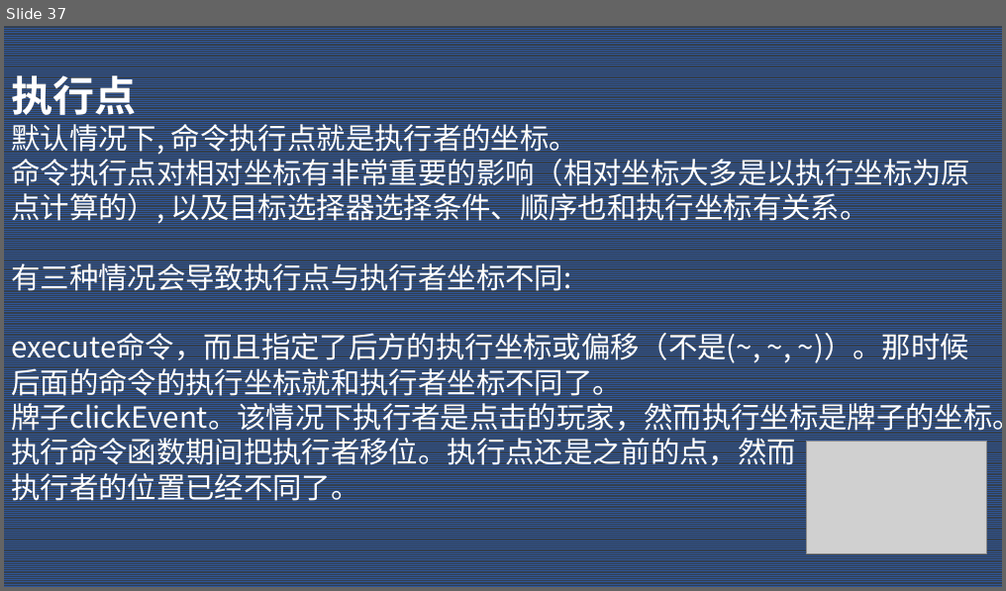
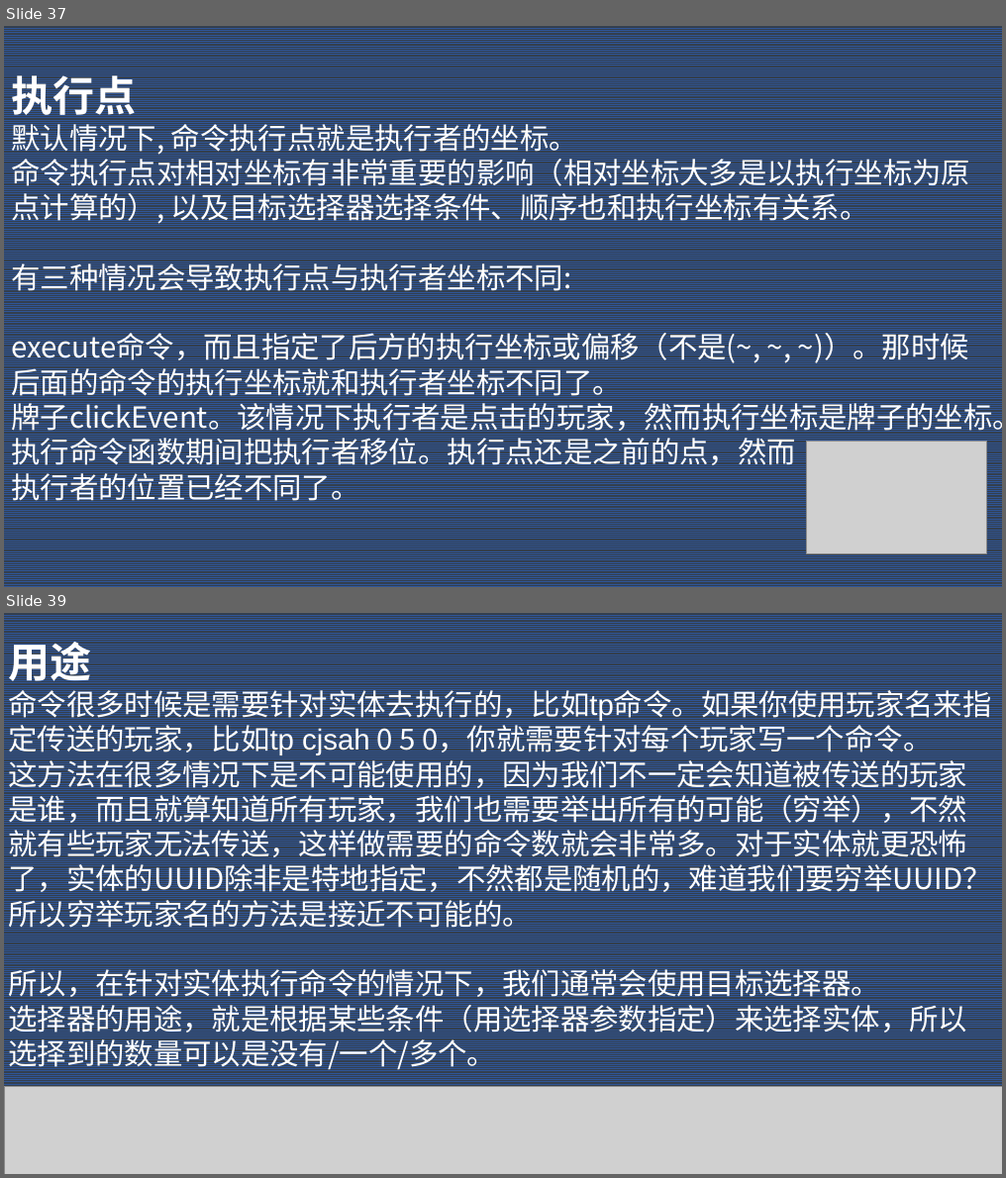
Before and after one commit to Dubhe-Studio/VanillaModTutorialVideo, a slide deck: Day 1 基础概念/PPT/Day 1.pptx. Shown one above the other, each under a label of ours: slide 37 before the commit, slides 37 and 39 after it; the slides between them are not shown. The pictures are 1006x591 and 1006x1178 pixels, drawn with LibreOffice and Linux fonts; fonts in the diff are those of the drawing; grey boxes stand for pictures. Boxes give left, top, right and bottom in pixels: in the first picture for what was removed or moved away, otherwise in the second. Text is boxed around its words. In the diff, an @@ line names an element or a change of style, - is before the commit and + after.

```diff
--- a/Day 1 基础概念/PPT/Day 1.pptx
+++ b/Day 1 基础概念/PPT/Day 1.pptx
@@ slide 39 added at [4, 613, 1002, 1174], background pattern #2F5597 on #333F50 @@
@@ text added at [8, 636, 992, 1072], 28 pt, text #FFFFFF @@
+用途
+命令很多时候是需要针对实体去执行的，比如tp命令。如果你使用玩家名来指定传送的玩家，比如tp cjsah 0 5 0，你就需要针对每个玩家写一个命令。
+这方法在很多情况下是不可能使用的，因为我们不一定会知道被传送的玩家是谁，而且就算知道所有玩家，我们也需要举出所有的可能（穷举），不然就有些玩家无法传送，这样做需要的命令数就会非常多。对于实体就更恐怖了，实体的UUID除非是特地指定，不然都是随机的，难道我们要穷举UUID？所以穷举玩家名的方法是接近不可能的。
+所以，在针对实体执行命令的情况下，我们通常会使用目标选择器。
+选择器的用途，就是根据某些条件（用选择器参数指定）来选择实体，所以选择到的数量可以是没有/一个/多个。
@@ picture added at [4, 1087, 1002, 1174] @@
```
Also in this commit, not shown: 5 slides changed, 19 other slides added, 4 slides removed, 2 other files.
